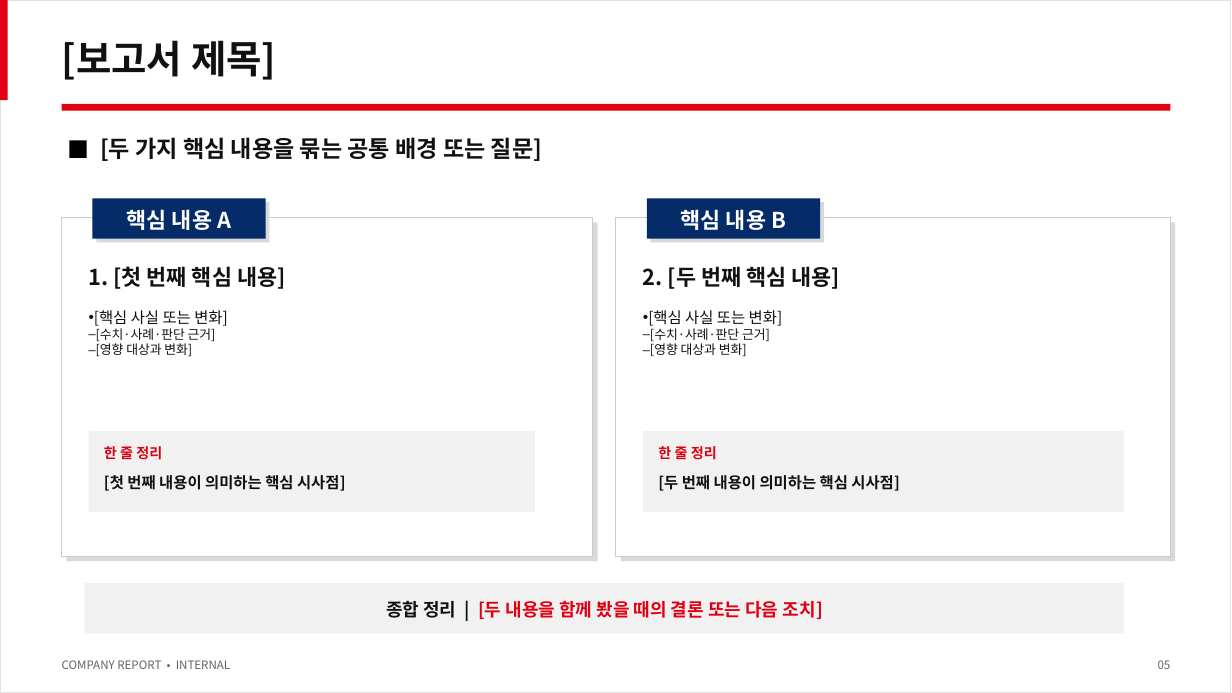
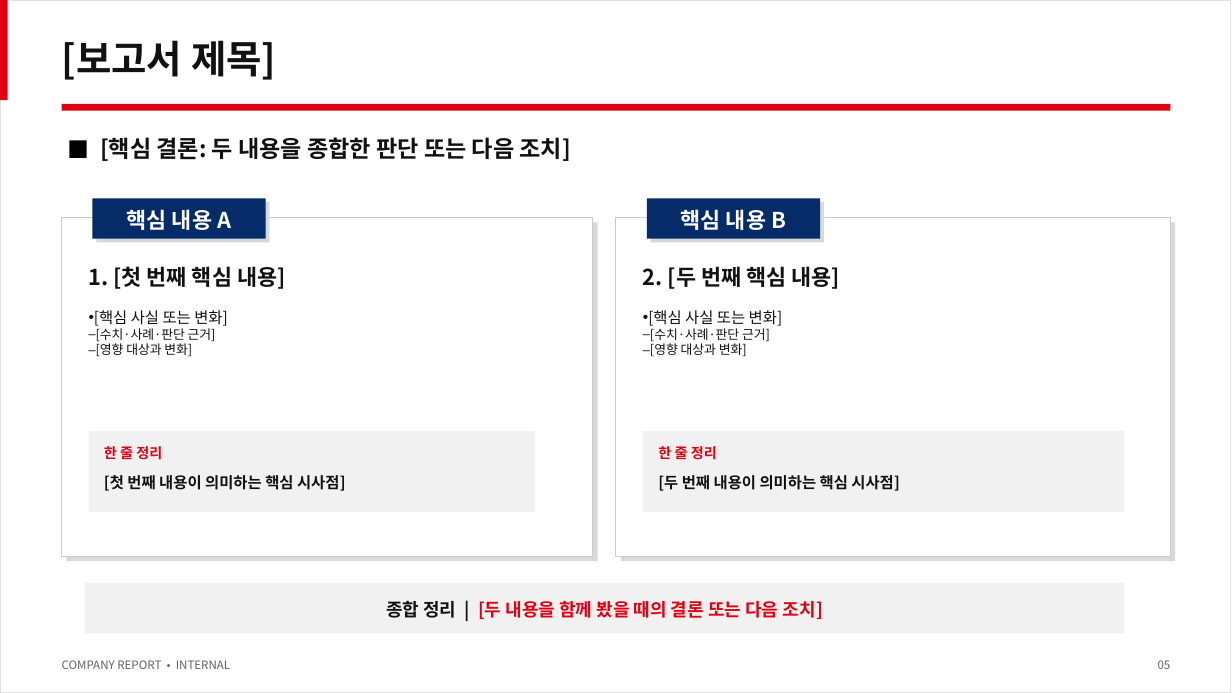
Before and after one commit to SungmoKim/skill-company-report-maker, a slide deck: slide 5 of plugins/company-report/skills/company-report/assets/template.pptx. Drawn at 1232x693 pixels with LibreOffice and Linux fonts; fonts in the diff are those of the drawing. Boxes give left, top, right and bottom in pixels: in the first picture for what was removed or moved away, otherwise in the second. Text is boxed around its words. In the diff, an @@ line names an element or a change of style, - is before the commit and + after.

```diff
--- a/plugins/company-report/skills/company-report/assets/template.pptx
+++ b/plugins/company-report/skills/company-report/assets/template.pptx
@@ text at [100,137,571,161]: text changed @@
-[두 가지 핵심 내용을 묶는 공통 배경 또는 질문]
+[핵심 결론: 두 내용을 종합한 판단 또는 다음 조치]
```
Also in this commit, not shown: 5 other slides changed, 5 other files.
